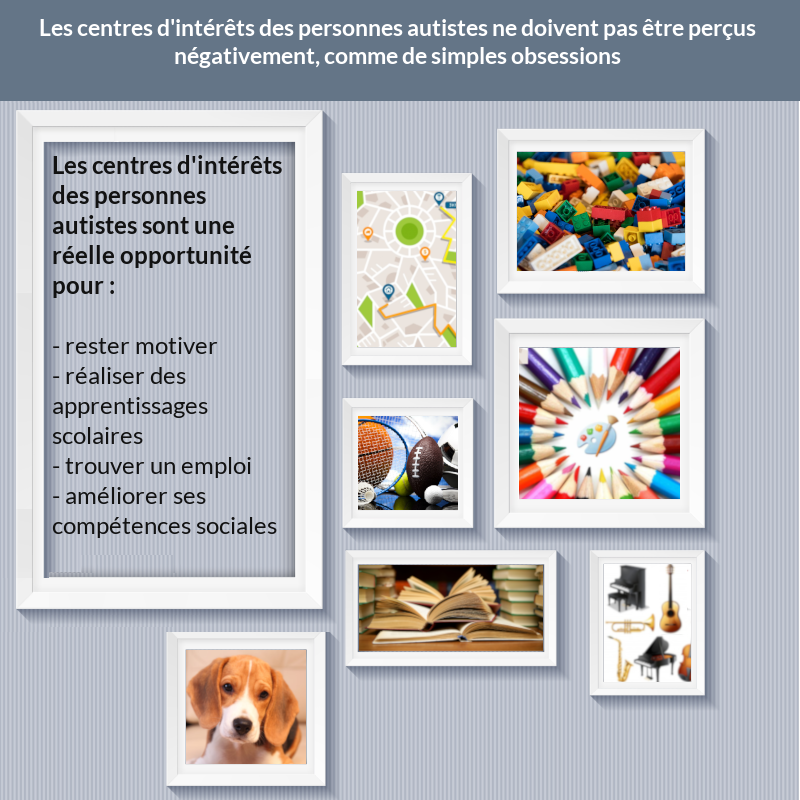
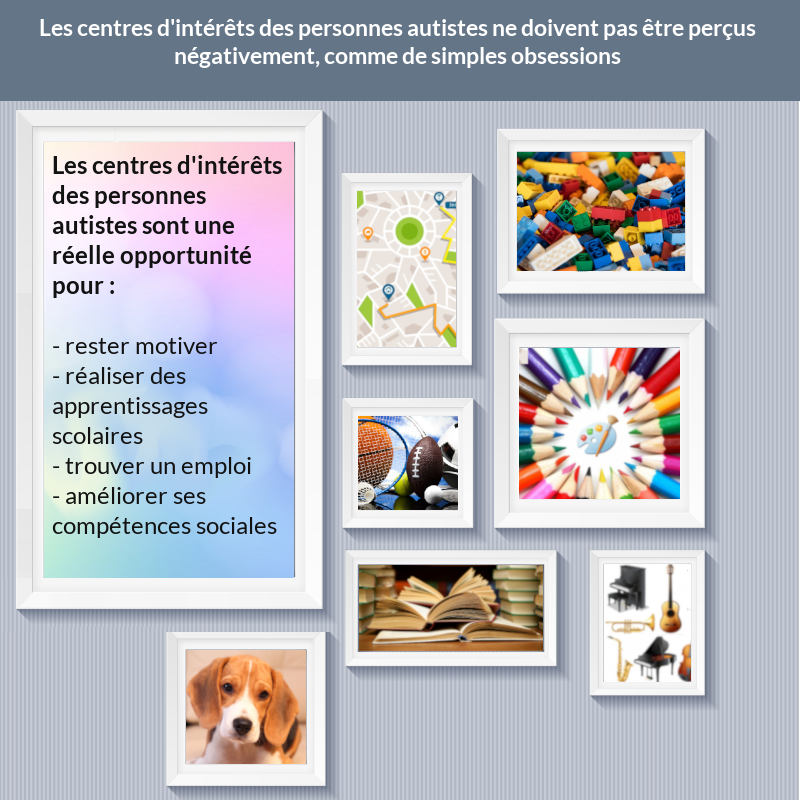
Revision of a layered 800x800 image; what changed, layer by layer:
painted on "frames.jpg copy" over [44, 142, 294, 578]
added layer "Pasted Layer #9" above "Background" over [44, 142, 294, 578]
